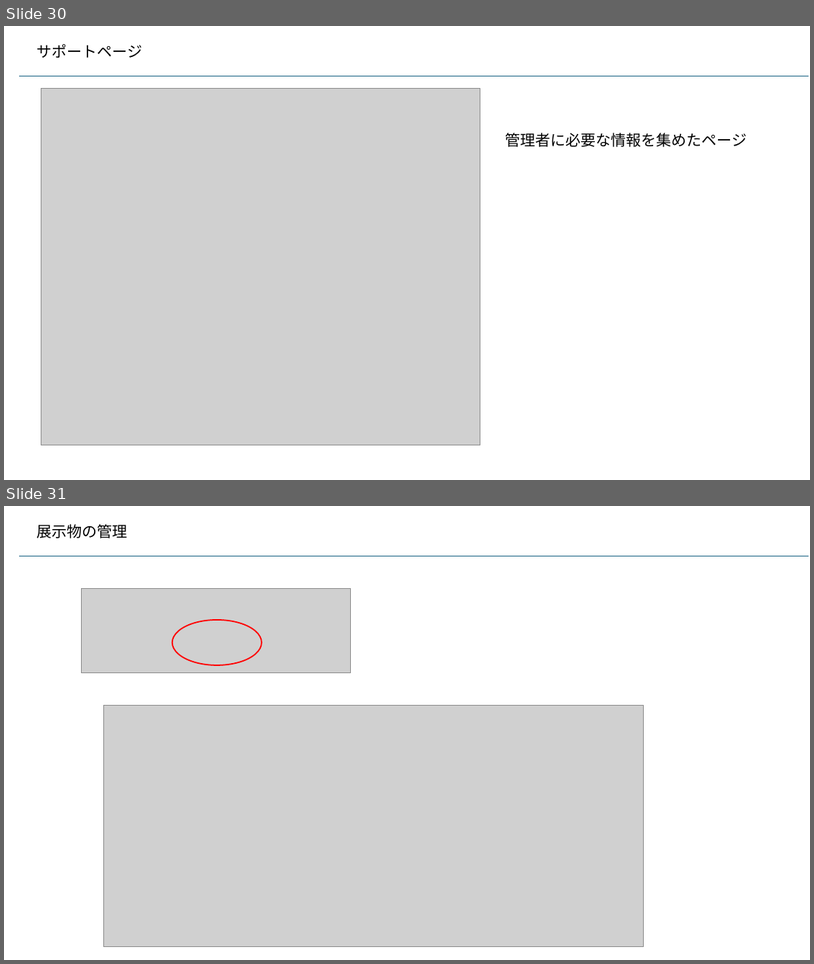
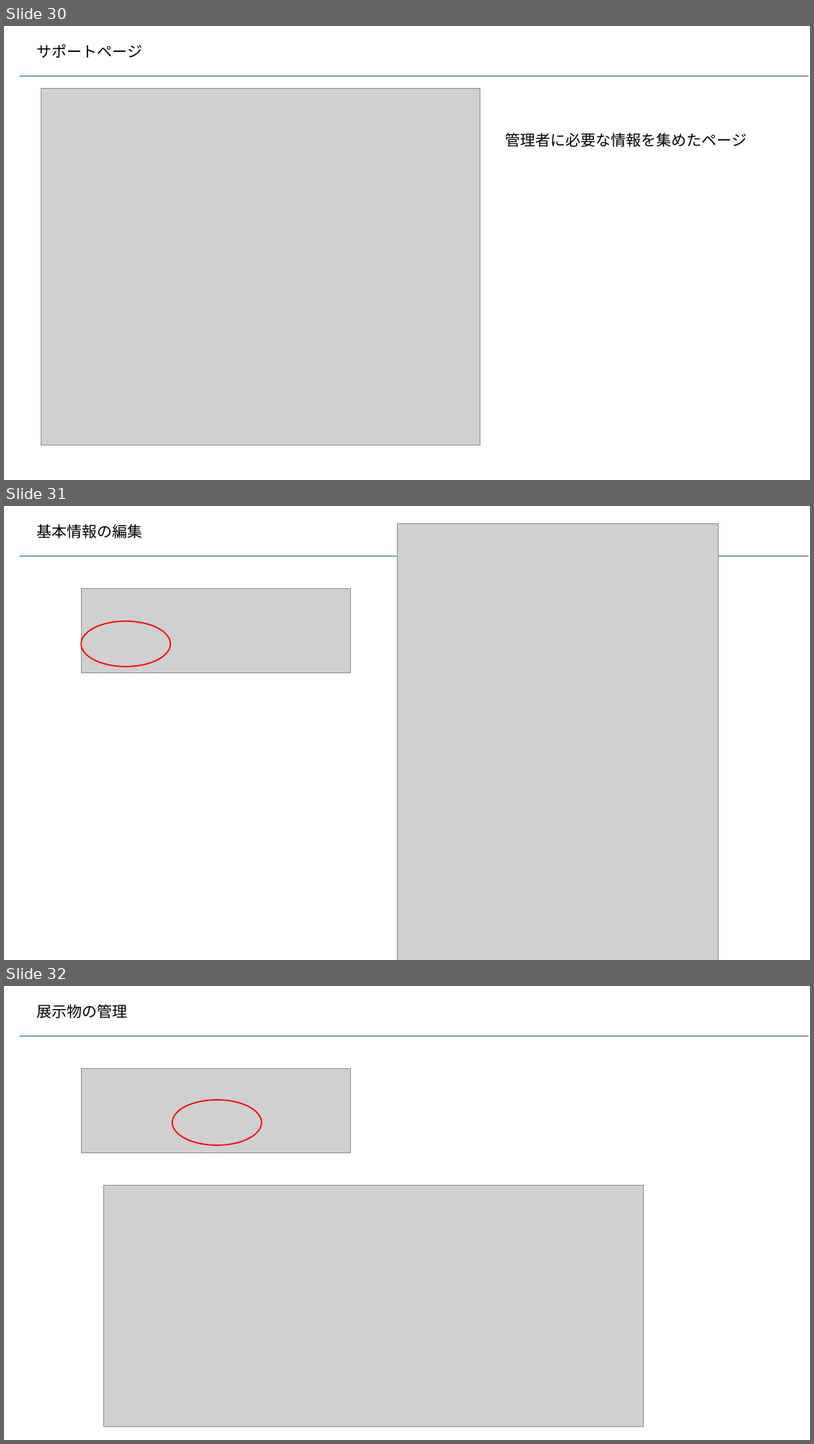
Before and after one commit to kaze-lab/museum_app_proj, a slide deck: 展示物アプリ仕様.pptx. Shown one above the other, each under a label of ours: slides 30 and 31 before the commit, slides 30, 31 and 32 after it. The pictures are 814x964 and 814x1444 pixels, drawn with LibreOffice and Linux fonts; fonts in the diff are those of the drawing; grey boxes stand for pictures. Boxes give left, top, right and bottom in pixels: in the first picture for what was removed or moved away, otherwise in the second. Text is boxed around its words. In the diff, an @@ line names an element or a change of style, - is before the commit and + after.

```diff
--- a/展示物アプリ仕様.pptx
+++ b/展示物アプリ仕様.pptx
@@ slide 31 added at box(4, 506, 810, 960), background #FFFFFF @@
@@ text added at box(37, 524, 143, 538), 18 pt, text #000000 @@
+基本情報の編集
@@ picture added at box(398, 523, 718, 960) @@
@@ line added from (19, 556) to (808, 556), #156082 1.5 pt @@
@@ picture added at box(82, 588, 351, 673) @@
@@ ellipse added at box(82, 621, 171, 667), outline #FF0000 1.5 pt @@
@@ what was slide 31 is now slide 32 @@
```
Also in this commit, not shown: 5 other files.
